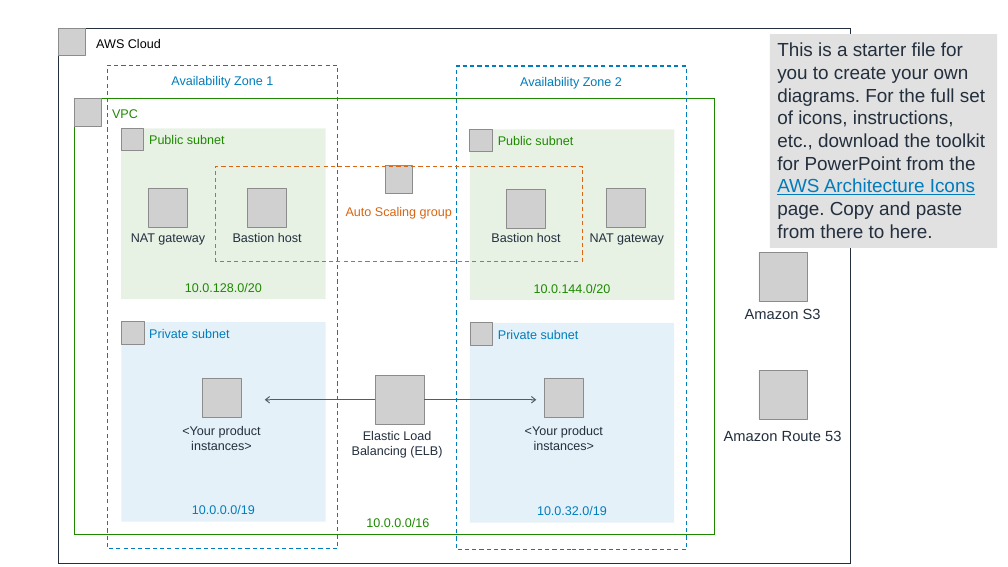
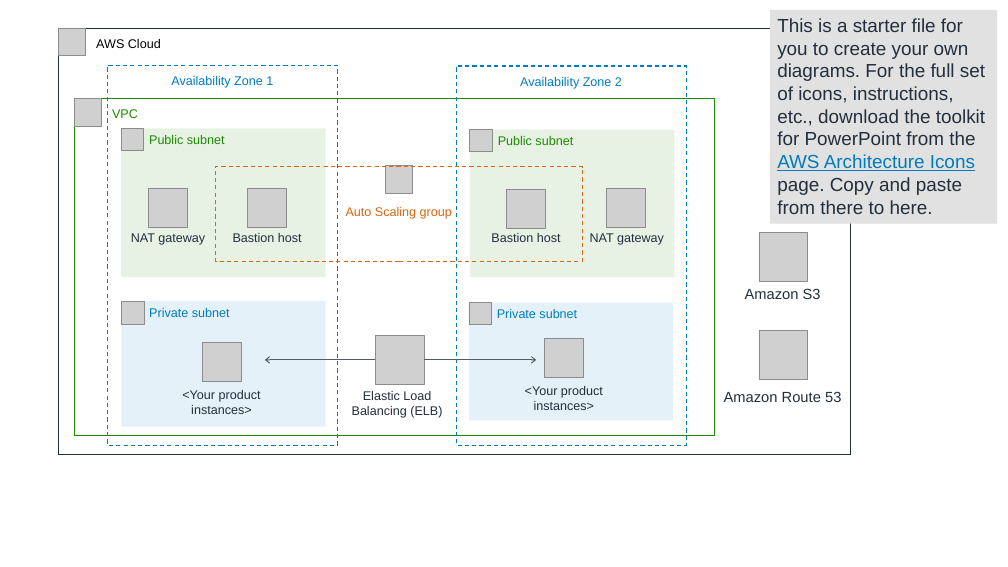
Before and after one commit to aws-quickstart/quickstart-examples, a slide deck: slide 1 of doc/Quick Start architecture diagram.pptx. Drawn at 1008x567 pixels with LibreOffice and Linux fonts; fonts in the diff are those of the drawing; grey boxes stand for pictures. Boxes give left, top, right and bottom in pixels: in the first picture for what was removed or moved away, otherwise in the second. Text is boxed around its words. In the diff, an @@ line names an element or a change of style, - is before the commit and + after.

Commit message:
Removed CIDR numbers from architec diagram

```diff
--- a/doc/Quick Start architecture diagram.pptx
+++ b/doc/Quick Start architecture diagram.pptx
@@ rectangle "AWS Cloud": place and size @@
-rectangle "AWS Cloud" at (58, 28, 851, 563)
+rectangle "AWS Cloud" at (58, 28, 851, 454)
@@ rectangle "This is a starter file ...": place and size @@
-rectangle "This is a starter file ..." at (770, 34, 997, 248)
+rectangle "This is a starter file ..." at (770, 10, 997, 224)
@@ rectangle "Availability Zone 1": place and size @@
-rectangle "Availability Zone 1" at (107, 65, 337, 549)
+rectangle "Availability Zone 1" at (107, 65, 337, 445)
@@ rectangle "Availability Zone 2": place and size @@
-rectangle "Availability Zone 2" at (456, 66, 686, 550)
+rectangle "Availability Zone 2" at (456, 66, 686, 445)
@@ rectangle "VPC": place and size @@
-rectangle "VPC" at (74, 99, 715, 535)
+rectangle "VPC" at (74, 99, 715, 436)
@@ rectangle "Public subnet": place and size @@
-rectangle "Public subnet" at (121, 129, 326, 299)
+rectangle "Public subnet" at (121, 129, 326, 278)
@@ rectangle "Public subnet": place and size @@
-rectangle "Public subnet" at (470, 129, 675, 300)
+rectangle "Public subnet" at (470, 129, 675, 277)
@@ text removed at (185, 283, 262, 292) @@
-10.0.128.0/20
@@ text removed at (534, 284, 611, 293) @@
-10.0.144.0/20
@@ 3 pictures, 1 text: place and size @@
-3 pictures, 1 text at (122, 253, 821, 346)
+3 pictures, 1 text at (122, 233, 821, 325)
@@ rectangle "Private subnet": place and size @@
-rectangle "Private subnet" at (121, 322, 325, 522)
+rectangle "Private subnet" at (121, 301, 325, 426)
@@ rectangle "Private subnet": place and size @@
-rectangle "Private subnet" at (470, 323, 675, 523)
+rectangle "Private subnet" at (469, 302, 673, 420)
@@ picture: place and size @@
-picture at (202, 378, 240, 417)
+picture at (202, 343, 240, 381)
@@ text "<Your product instances>": place and size @@
-text "<Your product instances>" at (182, 426, 261, 450)
+text "<Your product instances>" at (182, 390, 261, 414)
@@ 3 pictures, 3 texts, 2 arrows: place and size @@
-3 pictures, 3 texts, 2 arrows at (265, 371, 841, 458)
+3 pictures, 3 texts, 2 arrows at (265, 330, 841, 418)
@@ text removed at (192, 505, 255, 514) @@
-10.0.0.0/19
@@ text removed at (537, 506, 607, 515) @@
-10.0.32.0/19
@@ text removed at (366, 518, 429, 527) @@
-10.0.0.0/16
```
